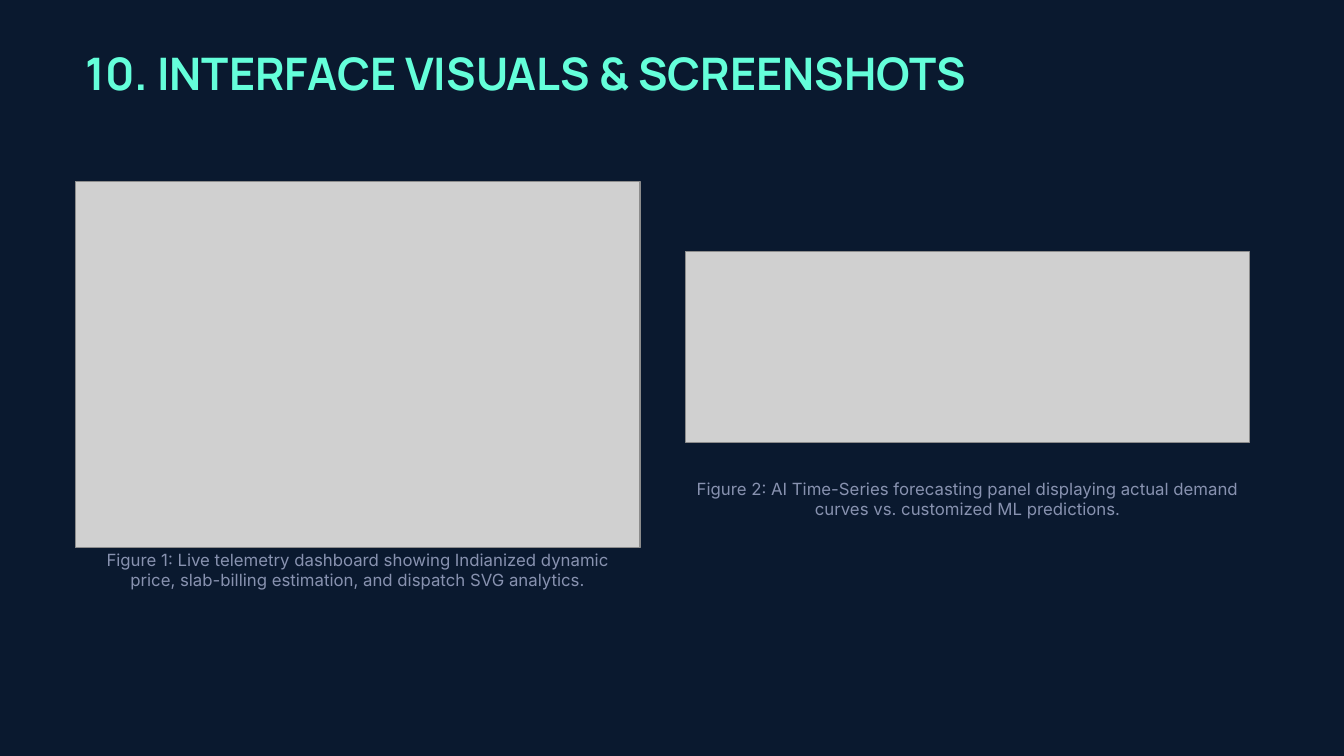
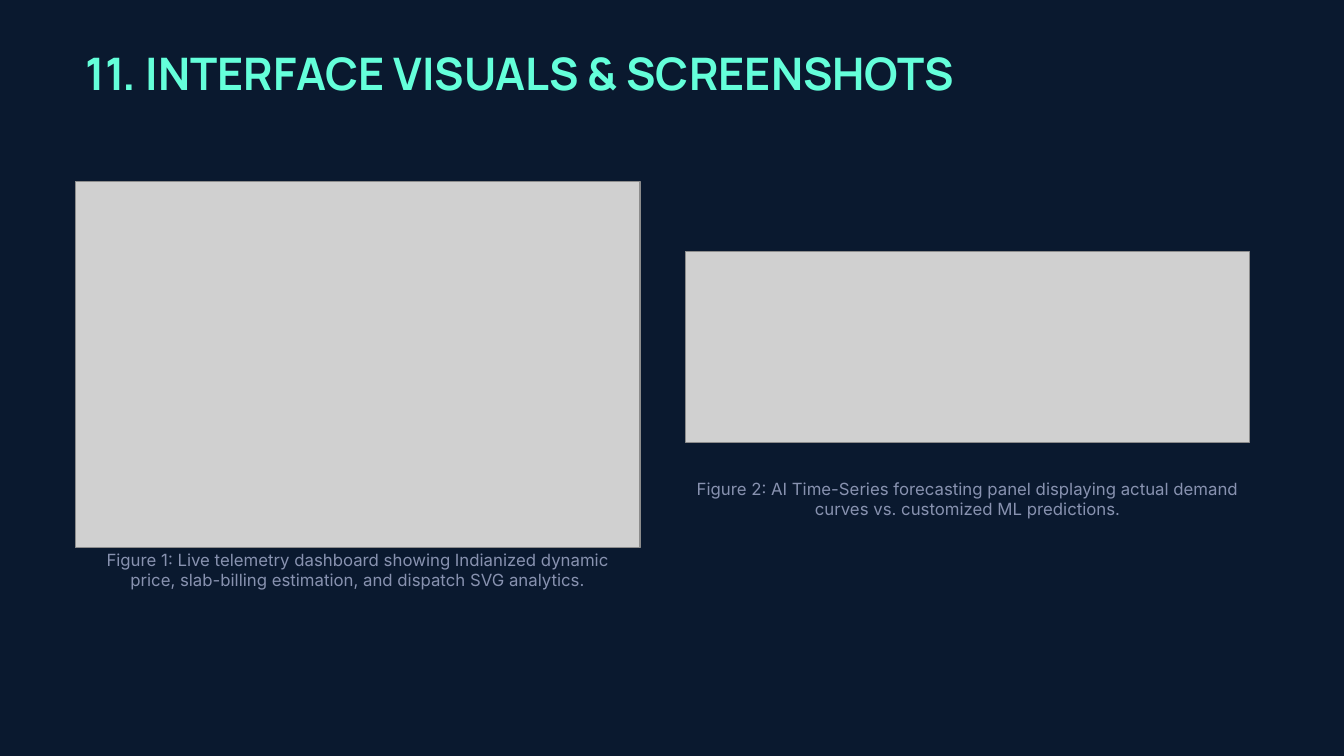
Before and after one commit to shikhasrivastava0574-afk/Smart-Grid-Sync, a slide deck: slide 12 of smart_grid_sync_final_presentation.pptx (slide 11 before the commit). Drawn at 1344x756 pixels with LibreOffice and Linux fonts; fonts in the diff are those of the drawing; grey boxes stand for pictures. Boxes give left, top, right and bottom in pixels: in the first picture for what was removed or moved away, otherwise in the second. Text is boxed around its words. In the diff, an @@ line names an element or a change of style, - is before the commit and + after.

```diff
--- a/smart_grid_sync_final_presentation.pptx
+++ b/smart_grid_sync_final_presentation.pptx
@@ text at (85,57,954,91): text changed @@
-10. INTERFACE VISUALS & SCREENSHOTS
+11. INTERFACE VISUALS & SCREENSHOTS
```
Also in this commit, not shown: 3 other slides changed, 1 slide added, 1 other file.
